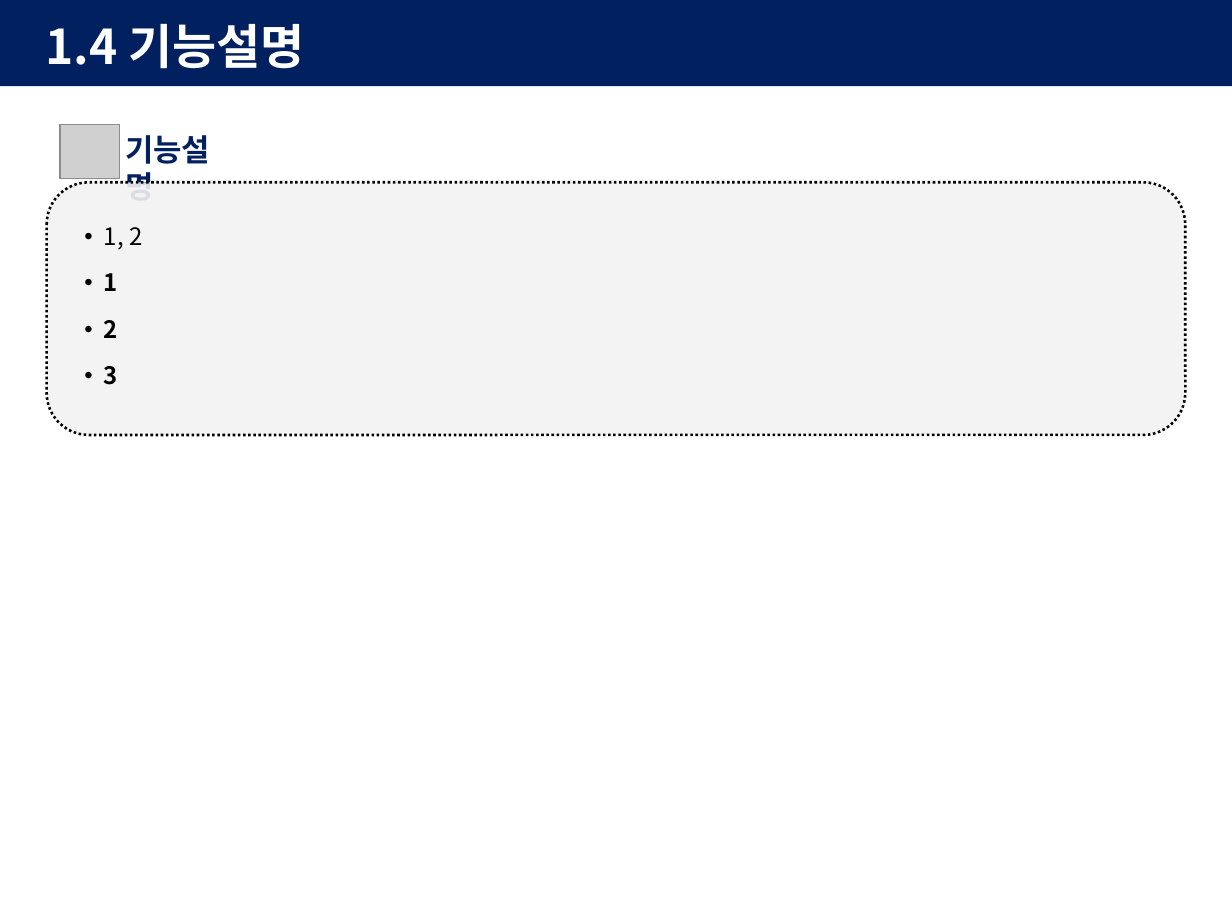
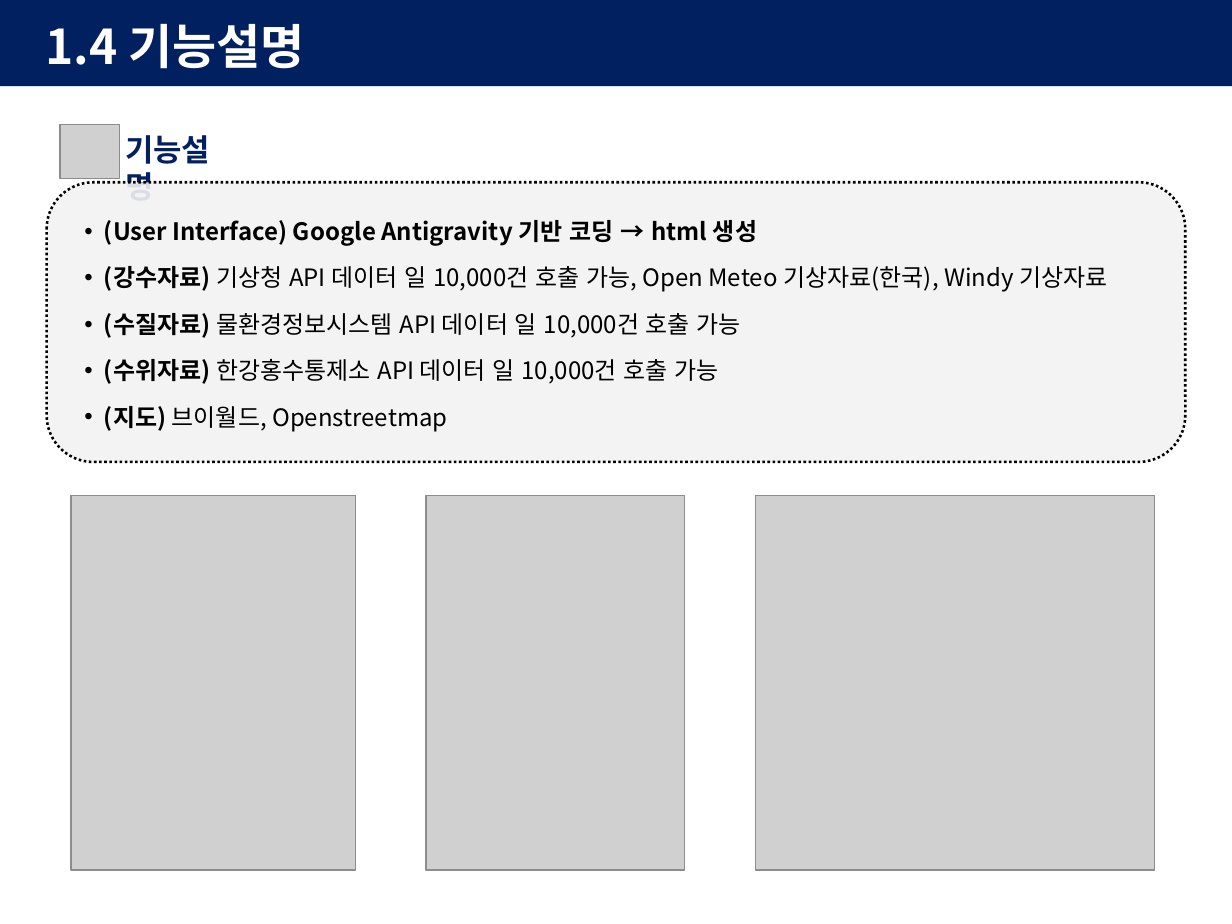
Before and after one commit to khenv0005-hue/kunhwa, a slide deck: slide 5 of 발표 이걸로.pptx (slide 6 before the commit). Drawn at 1232x924 pixels with LibreOffice and Linux fonts; fonts in the diff are those of the drawing; grey boxes stand for pictures. Boxes give left, top, right and bottom in pixels: in the first picture for what was removed or moved away, otherwise in the second. Text is boxed around its words. In the diff, an @@ line names an element or a change of style, - is before the commit and + after.

Commit message:
작업 내용 업데이트

```diff
--- a/발표 이걸로.pptx
+++ b/발표 이걸로.pptx
@@ rounded rectangle: place and size @@
-rounded rectangle at <box>47,182,1185,435</box>
+rounded rectangle at <box>47,182,1185,462</box>
@@ text at <box>104,220,1107,432</box>: text changed @@
-• 1, 2
-• 1
-• 2
-• 3
+• (User Interface) Google Antigravity 기반 코딩 → html 생성
+• (강수자료) 기상청 API 데이터 일 10,000건 호출 가능, Open Meteo 기상자료(한국), Windy 기상자료
+• (수질자료) 물환경정보시스템 API 데이터 일 10,000건 호출 가능
+• (수위자료) 한강홍수통제소 API 데이터 일 10,000건 호출 가능
+• (지도) 브이월드, Openstreetmap
@@ picture added at <box>71,495,356,870</box> @@
@@ picture added at <box>426,495,685,870</box> @@
@@ picture added at <box>755,495,1154,870</box> @@
```
Also in this commit, not shown: 6 other slides changed, 1 slide added, 3 slides removed.
